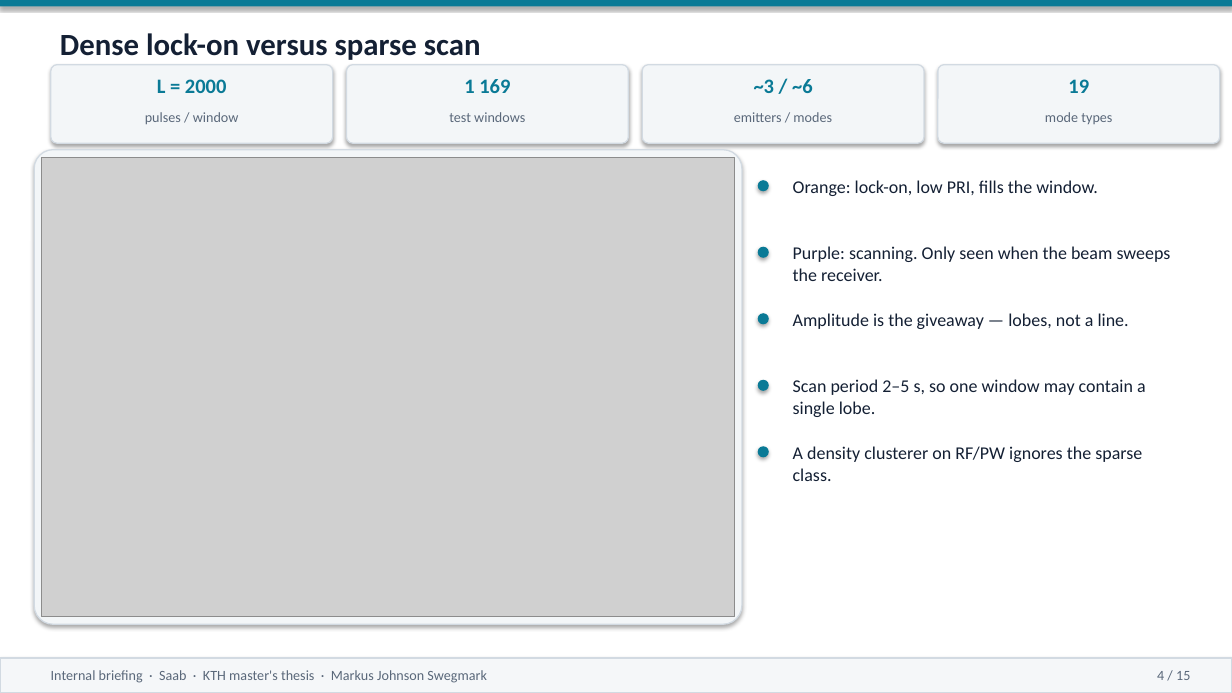
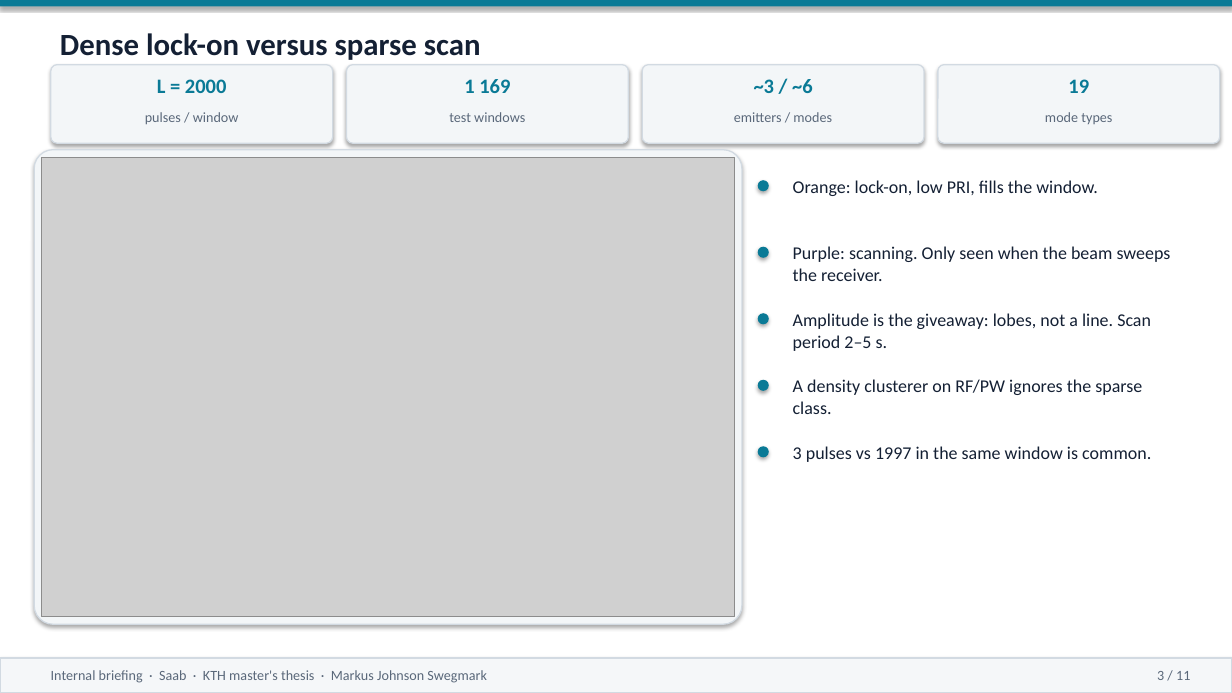
Before and after one commit to macktron/masters-thesis, a slide deck: slide 3 of presentation/Saab_internal_briefing.pptx (slide 4 before the commit). Drawn at 1232x693 pixels with LibreOffice and Linux fonts; fonts in the diff are those of the drawing; grey boxes stand for pictures. Boxes give left, top, right and bottom in pixels: in the first picture for what was removed or moved away, otherwise in the second. Text is boxed around its words. In the diff, an @@ line names an element or a change of style, - is before the commit and + after.

```diff
--- a/presentation/Saab_internal_briefing.pptx
+++ b/presentation/Saab_internal_briefing.pptx
@@ text at <box>793,313,1151,351</box>: text changed @@
-Amplitude is the giveaway — lobes, not a line.
+Amplitude is the giveaway: lobes, not a line. Scan period 2–5 s.
@@ text "A density clusterer on RF/PW ...": place and size @@
-text "A density clusterer on RF/PW ..." at <box>793,446,1142,481</box>
+text "A density clusterer on RF/PW ..." at <box>793,379,1142,414</box>
@@ text removed at <box>793,379,1146,417</box> @@
-Scan period 2–5 s, so one window may contain a single lobe.
@@ text added at <box>793,446,1151,462</box>, 14 pt, text #142034 @@
+3 pulses vs 1997 in the same window is common.
@@ text at <box>1157,671,1190,680</box>: text changed @@
-4 / 15
+3 / 11
```
Also in this commit, not shown: 10 other slides changed, 4 slides removed, 22 other files.
